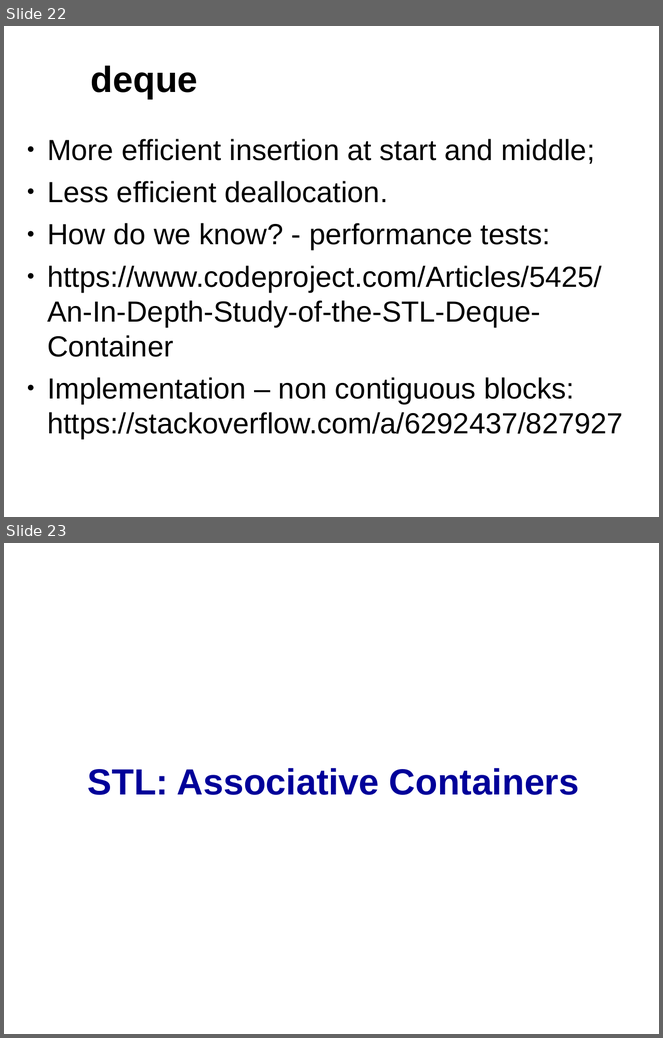
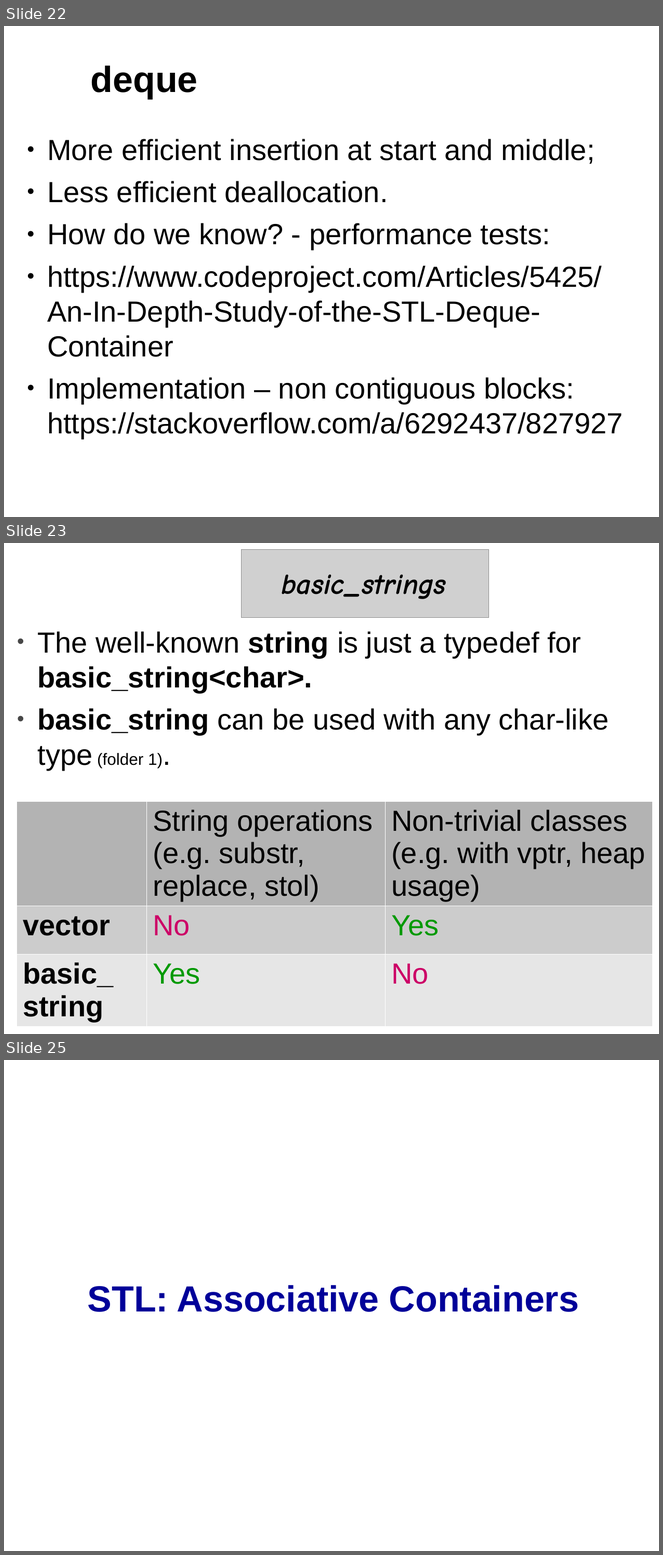
Before and after one commit to cpp-at-ariel/cpp-5780, a slide deck: 10-stl-containers/slides-containers.odp. Shown one above the other, each under a label of ours: slides 22 and 23 before the commit, slides 22, 23 and 25 after it; the slides between them are not shown. The pictures are 663x1038 and 663x1555 pixels, drawn with LibreOffice and Linux fonts; fonts in the diff are those of the drawing; grey boxes stand for pictures. Boxes give left, top, right and bottom in pixels: in the first picture for what was removed or moved away, otherwise in the second. Text is boxed around its words. In the diff, an @@ line names an element or a change of style, - is before the commit and + after.

```diff
--- a/10-stl-containers/slides-containers.odp
+++ b/10-stl-containers/slides-containers.odp
@@ slide 23 added at (4,543,659,1034), background #FFFFFF @@
@@ picture added at (241,550,489,618) @@
@@ free added at (263,561,464,604), 32 pt, text #000000, bold, italic @@
+basic_strings
@@ text added at (38,631,609,770), 32 pt, text #000000 @@
+• The well-known string is just a typedef for basic_string<char>.
+• basic_string can be used with any char-like type (folder 1).
@@ table added at (16,801,652,1027), 3 rows, 3 columns @@
+ | String operations (e.g. substr, replace, stol) | Non-trivial classes (e.g. with vptr, heap usage)
+vector | No | Yes
+basic_ string | Yes | No
@@ what was slide 23 is now slide 25 @@
```
Also in this commit, not shown: 3 slides changed, 1 slide removed, 1 other file.
